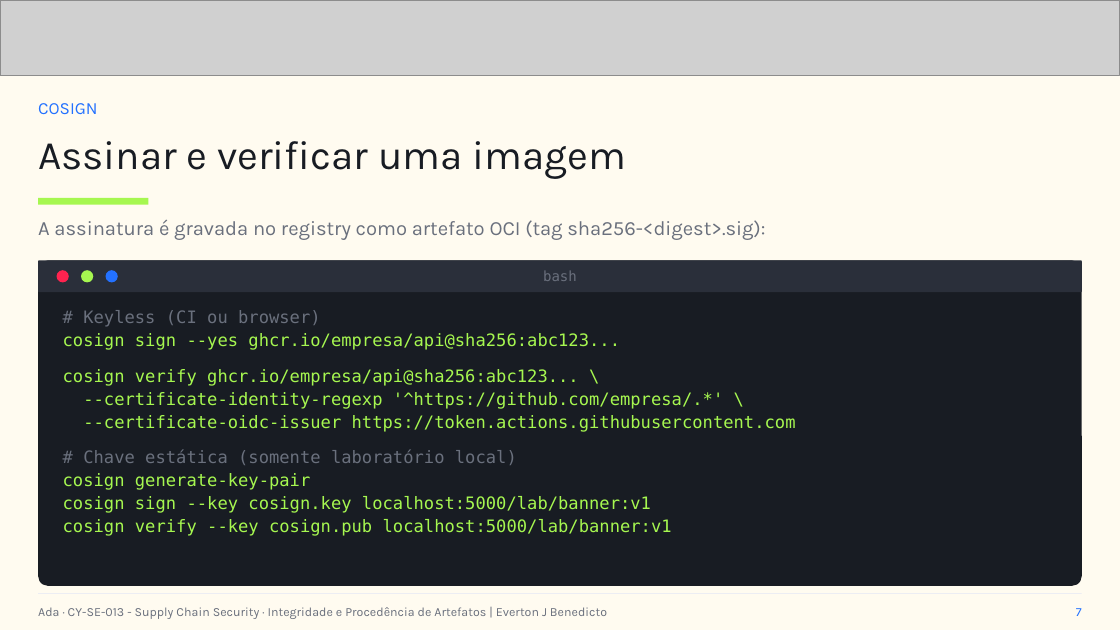
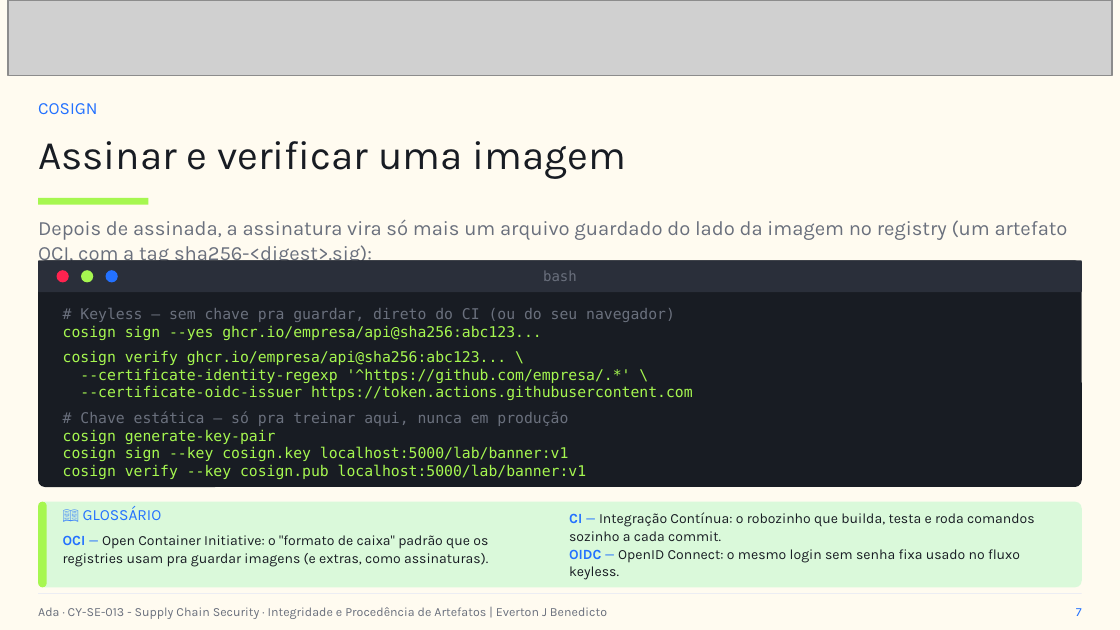
Before and after one commit to everton-dev/AdaTech.Aulas, a slide deck: slide 9 of CY-SE-013 - Supply Chain Security/slides/Aula_07_Integridade_e_Procedencia_de_Artefatos.pptx (slide 7 before the commit). Drawn at 1120x630 pixels with LibreOffice and Linux fonts; fonts in the diff are those of the drawing; grey boxes stand for pictures. Boxes give left, top, right and bottom in pixels: in the first picture for what was removed or moved away, otherwise in the second. Text is boxed around its words. In the diff, an @@ line names an element or a change of style, - is before the commit and + after.

```diff
--- a/CY-SE-013 - Supply Chain Security/slides/Aula_07_Integridade_e_Procedencia_de_Artefatos.pptx
+++ b/CY-SE-013 - Supply Chain Security/slides/Aula_07_Integridade_e_Procedencia_de_Artefatos.pptx
@@ picture: place and size @@
-picture at (0, 0, 1120, 75)
+picture at (8, 0, 1112, 75)
@@ text at (38, 219, 1068, 266): text changed @@
-A assinatura é gravada no registry como artefato OCI (tag sha256-<digest>.sig):
+Depois de assinada, a assinatura vira só mais um arquivo guardado do lado da imagem no registry (um artefato OCI, com a tag sha256-<digest>.sig):
@@ rounded rectangle: place and size @@
-rounded rectangle at (38, 261, 1082, 587)
+rounded rectangle at (38, 261, 1082, 487)
@@ text at (63, 325, 693, 479): size 11 to 9.5 pt in "cosign sign --yes ghcr.io/empresa/api@sha256:abc123...", "cosign verify ghcr.io/empresa/api@sha256:abc123... \", "--certificate-identity-regexp '^https://github.com/empresa/. ...", "--certificate-oidc-issuer https://token.actions.githubuserco ..." and 3 more places; line spacing 1.12 to 1; more space between paragraphs @@
@@ text at (80, 308, 675, 322): text changed; size 11 to 9.5 pt @@
-# Keyless (CI ou browser)
+# Keyless — sem chave pra guardar, direto do CI (ou do seu navegador)
@@ text at (80, 411, 568, 426): text changed; size 11 to 9.5 pt @@
-# Chave estática (somente laboratório local)
+# Chave estática — só pra treinar aqui, nunca em produção
@@ rounded rectangle added at (38, 502, 1082, 588), fill #DAF9DA @@
@@ rounded rectangle added at (38, 502, 47, 588), fill #A6F750 @@
@@ text added at (83, 507, 162, 520), 10 pt, text #2371FF @@
+📖 GLOSSÁRIO
@@ text added at (63, 535, 488, 567), 9 pt, text #181C23 @@
+OCI — Open Container Initiative: o "formato de caixa" padrão que os registries usam pra guardar imagens (e extras, como assinaturas).
@@ text added at (569, 512, 1034, 563), 9 pt, text #181C23 @@
+CI — Integração Contínua: o robozinho que builda, testa e roda comandos sozinho a cada commit.
+OIDC — OpenID Connect: o mesmo login sem senha fixa usado no fluxo keyless.
```
Also in this commit, not shown: 12 other slides changed, 6 slides added, 9 other files.
